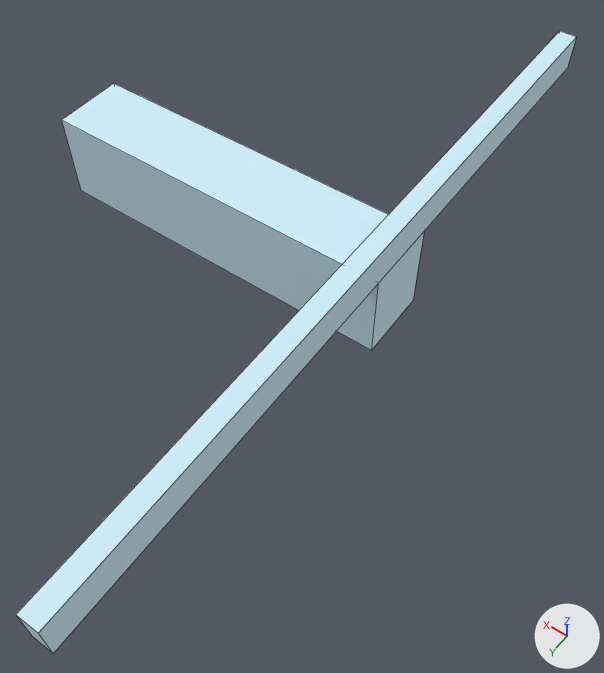
An edit to the OBJ model Data/bmc/subtiles_structure/t_19.obj, drawn before and after from the same camera.
Camera for both pictures: a 50 mm lens placed at (-1.09, 1.62, 1.81), pointed at (-0.33, 0.56, 0.14). The axes (+X, +Y, +Z) are drawn at lower right. The lights are the same throughout. Mesh edges are drawn as thin lines. Where no turn or scale is listed for an object, it has been applied to the vertices. Vertices at the same position are counted once.

Objects in the first picture: 't_19'.
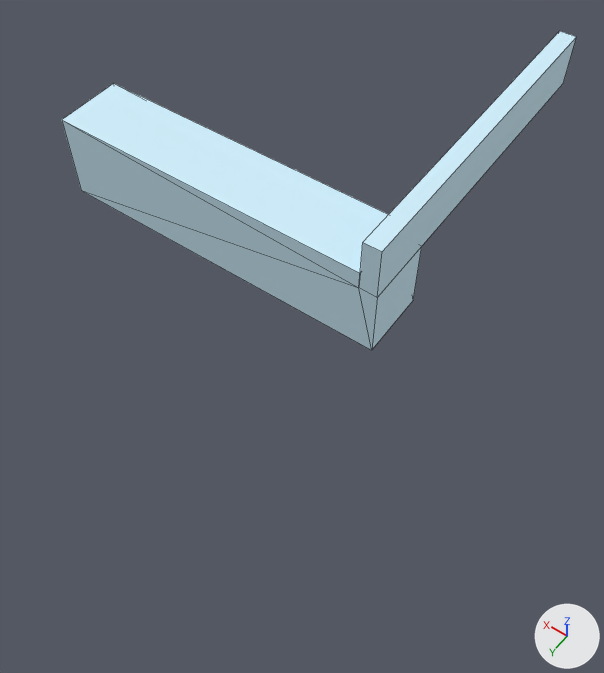
The change, as a diff of the scene's bpy script:
```diff
--- a/Data/bmc/subtiles_structure/t_19.obj.py
+++ b/Data/bmc/subtiles_structure/t_19.obj.py
@@ me_t_19 @@
 # used by ob_t_19; location = (0.0, 0.0, 0.0)
-me_t_19.from_pydata(...)  # 16 vertices, 12 faces; spans x -0.5..0.5, y -0.5..1.5, z 0.15..0.5
+me_t_19.from_pydata(...)  # 18 vertices, 20 faces; spans x -0.5..0.5, y -0.5..0.5, z 0.15..0.5
+# me_t_19 part 1
+# 8 vertices are removed from x -0.5..-0.45, y -0.5..1.5, z 0.4..0.5
+# 10 faces are deleted
+# 10 vertices are added at x -0.5..-0.45, y -0.5..0.5, z 0.35..0.5
+# 18 new faces join them
 me_t_19.materials.append(mat_diffuse_0)
```

Location of each change, (x1, y1, x2, y2) in pixels of the pictures (604 x 673 px):
't_19', reshaped (8% narrower, 49% shorter): before (16, 31, 576, 653); after (62, 31, 576, 350)
